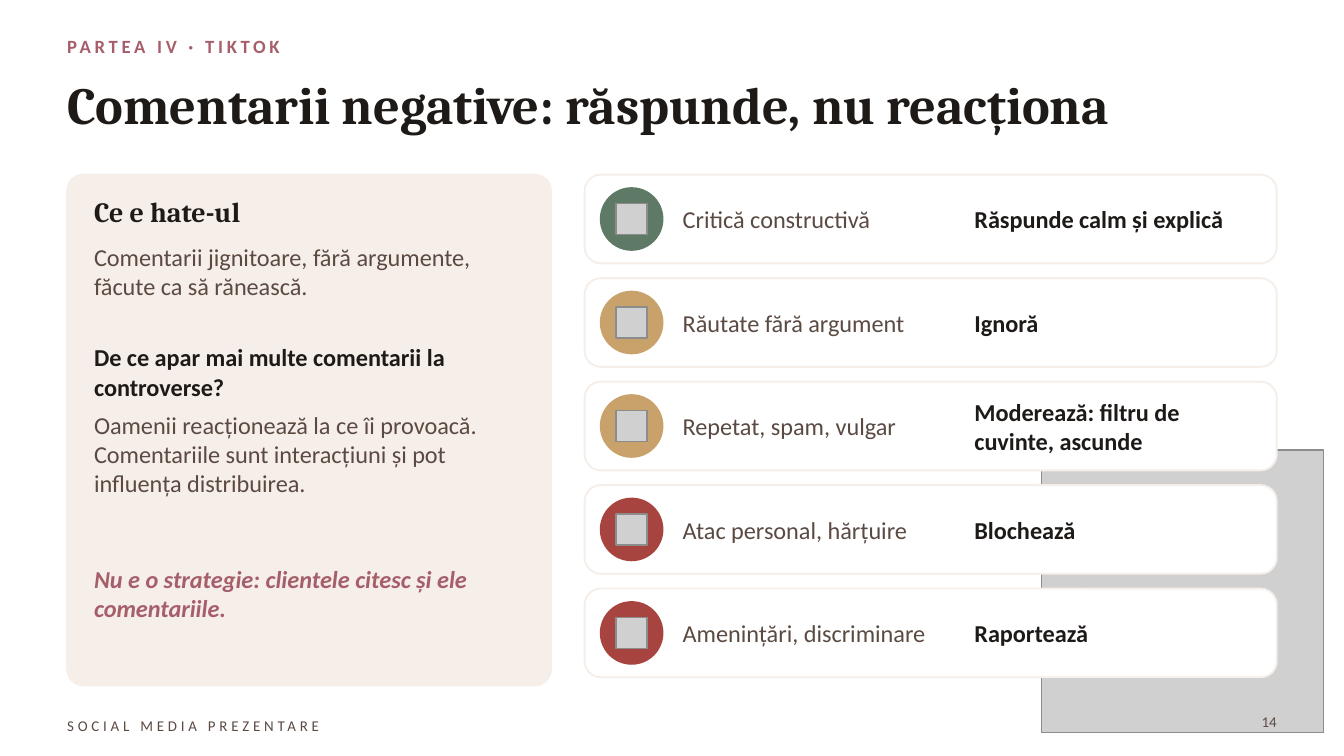
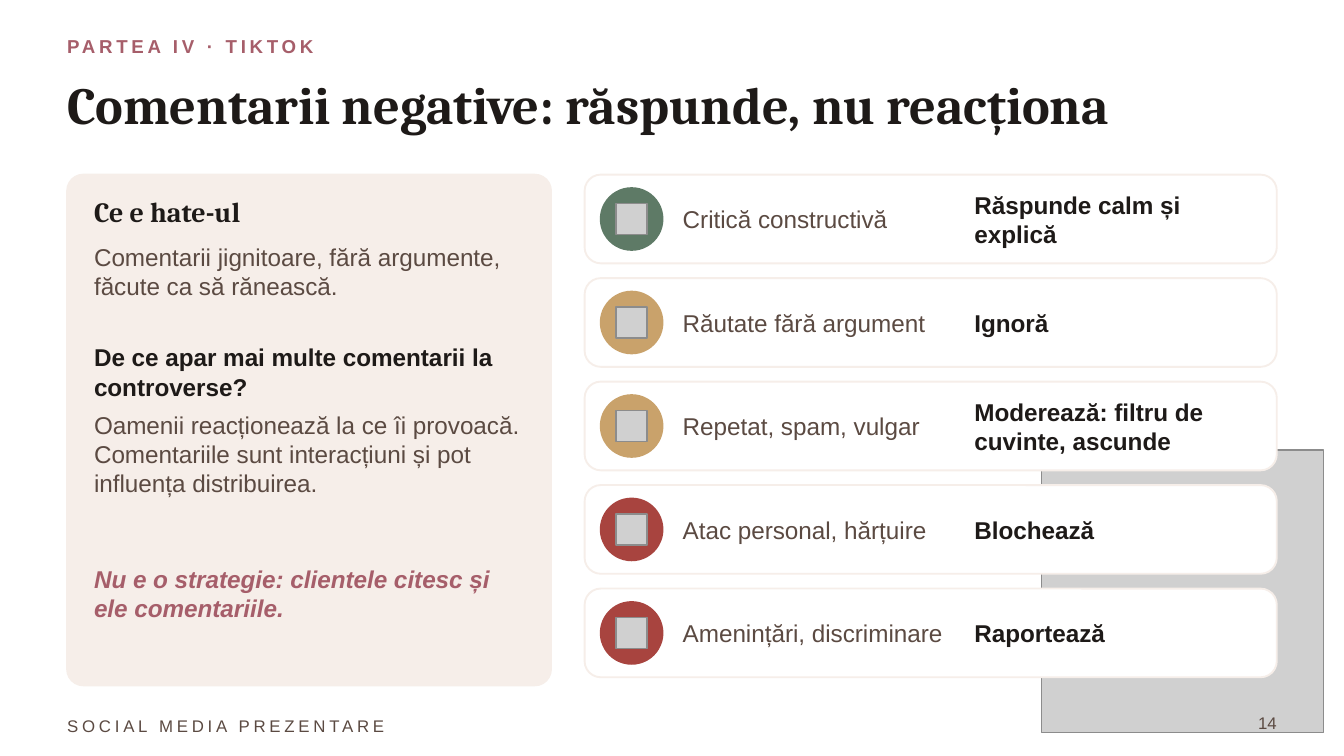
Before and after one commit to dianaavram2014/Blonde-ambition, a slide deck: slide 14 of SOCIAL_MEDIA_PREZENTARE.pptx. Drawn at 1344x756 pixels with LibreOffice and Linux fonts; fonts in the diff are those of the drawing; grey boxes stand for pictures. Boxes give left, top, right and bottom in pixels: in the first picture for what was removed or moved away, otherwise in the second. Text is boxed around its words. In the diff, an @@ line names an element or a change of style, - is before the commit and + after.

```diff
--- a/SOCIAL_MEDIA_PREZENTARE.pptx
+++ b/SOCIAL_MEDIA_PREZENTARE.pptx
@@ font Calibri to Arial in 15 elements at [67, 30, 1008, 63], [94, 248, 501, 295], [94, 348, 492, 397], [94, 416, 519, 497], [94, 570, 489, 617], [683, 210, 887, 229], [974, 196, 1180, 248], [683, 314, 925, 337], [974, 314, 1048, 337], [683, 417, 920, 440], [974, 403, 1203, 454], [683, 521, 926, 544], [974, 521, 1094, 540], [683, 624, 942, 647], [974, 624, 1105, 647] @@
@@ text "SOCIAL MEDIA PREZENTARE" at [67, 712, 605, 739]: size 8 to 9 pt, font Calibri to Arial @@
@@ page number at [1258, 717, 1277, 733]: size 8 to 9 pt, font Calibri to Arial @@
```
Also in this commit, not shown: 19 other slides changed, 1 other file.
